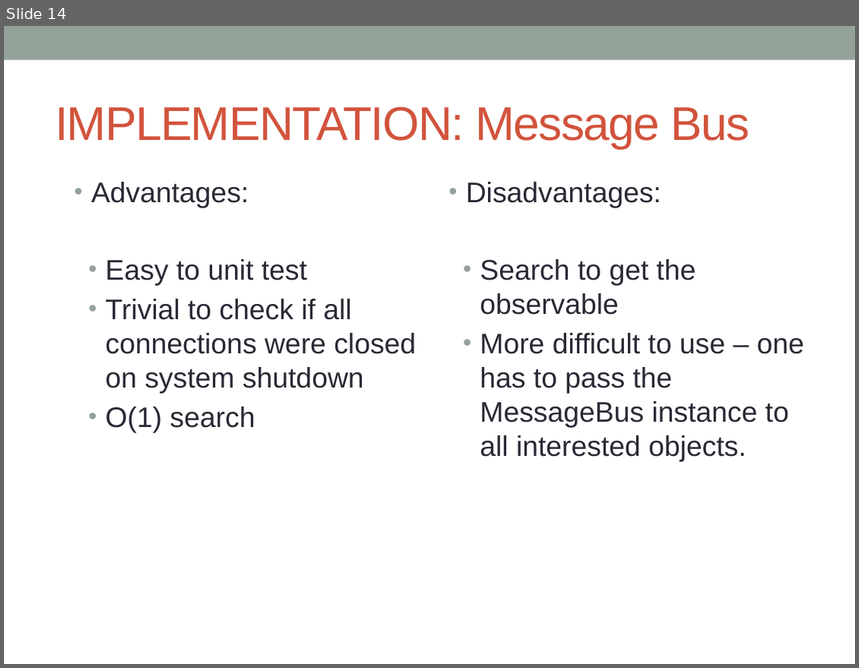
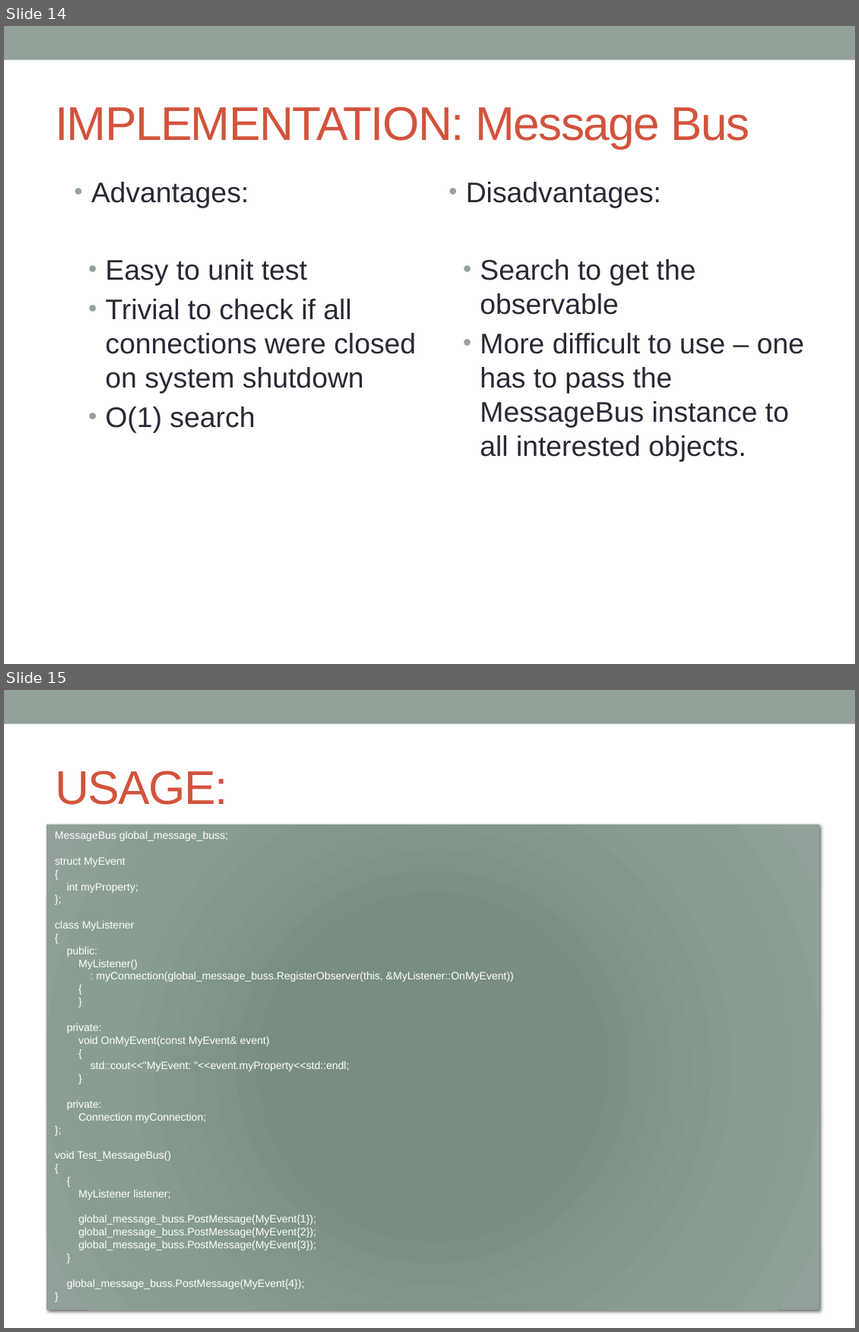
Before and after one commit to mircea-ispas/MessageBus, a slide deck: MessageBus.pptx. Shown one above the other, each under a label of ours: slide 14 before the commit, slides 14 and 15 after it. The pictures are 859x668 and 859x1332 pixels, drawn with LibreOffice and Linux fonts; fonts in the diff are those of the drawing. Boxes give left, top, right and bottom in pixels: in the first picture for what was removed or moved away, otherwise in the second. Text is boxed around its words. In the diff, an @@ line names an element or a change of style, - is before the commit and + after.

Commit message:
added usage samples

```diff
--- a/MessageBus.pptx
+++ b/MessageBus.pptx
@@ slide 15 added at <box>4,690,855,1328</box>, background #FFFFFF; not listed: 1 template element that a slide beside it also shows @@
@@ title added at <box>55,771,227,805</box>, 40 pt, text #D2533C @@
+USAGE:
@@ rectangle added at <box>47,825,819,1310</box>, fill gradient #7B8E82 to #7B8D83 to #8A9E92 to #93A299, 9 pt, text #FFFFFF @@
+MessageBus global_message_buss;
+struct MyEvent
+{
+int myProperty;
+};
+class MyListener
+{
+public:
+MyListener()
+: myConnection(global_message_buss.RegisterObserver(this, &MyListener::OnMyEvent))
+{
+}
+private:
+void OnMyEvent(const MyEvent& event)
+{
+std::cout<<"MyEvent: "<<event.myProperty<<std::endl;
+}
+private:
+Connection myConnection;
+};
+void Test_MessageBus()
+{
+{
+MyListener listener;
+global_message_buss.PostMessage(MyEvent{1});
+global_message_buss.PostMessage(MyEvent{2});
+global_message_buss.PostMessage(MyEvent{3});
+}
+global_message_buss.PostMessage(MyEvent{4});
+}
```
Also in this commit, not shown: 1 other slide added, 1 other file.
